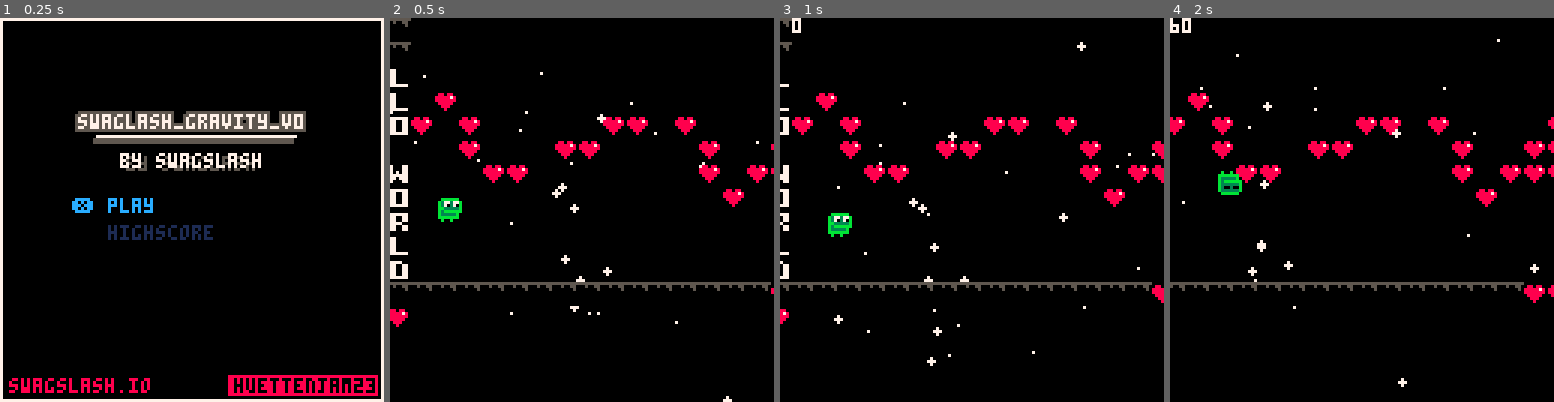
Above: before the commit, frames 1-4 (left to right).
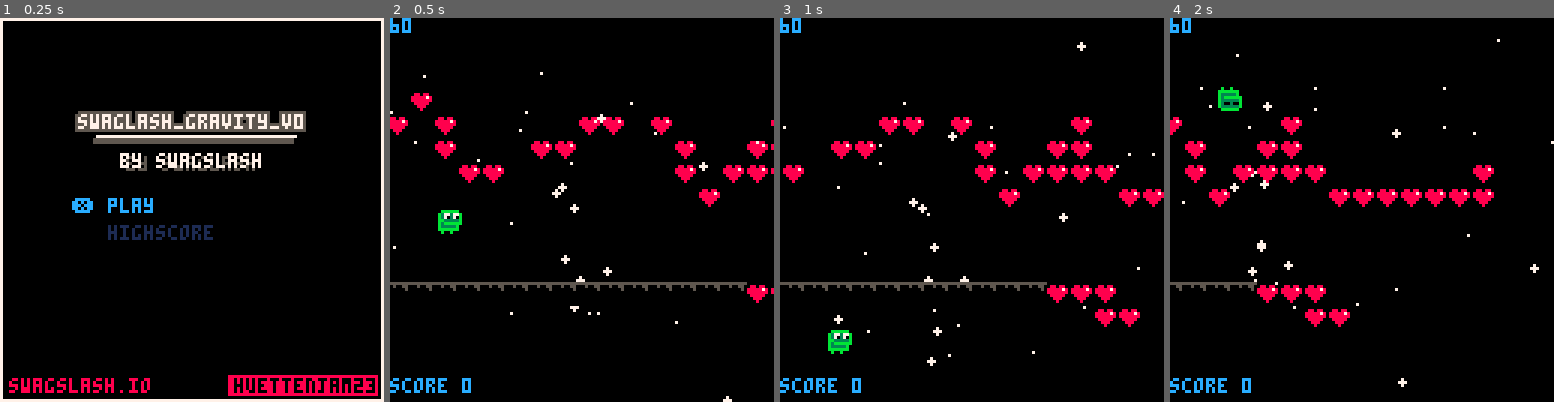
Above: after the commit, the same moments.

Repository: swagslash/huettenjam2023
Game: PICO-8 cartridge huettenjam2023.p8
The game is run twice, just before and just after one commit, with the same random seed, the same clock (stepped at 60 frames per second) and the same inputs.
Inputs:
- Up to frame 1 (0.25 s): no input
- Up to frame 2 (0.5 s): tap X (X key) at 0.33 s
- Up to frame 3 (1 s): no input
- Up to frame 4 (2 s): tap X (X key) at 1.07, 1.85 s

Frame 1 is identical in both runs. In frame 2, 6.4% of the frame differs, in the area x 0-100%, y 0-98%; in frame 3, 8.3%; in frame 4, 8.2%.

Commit message:
item collision and scoring

Diff:
--- a/scripts/game.lua
+++ b/scripts/game.lua
@@ -8,13 +8,19 @@
     last_time_grounded = 0
 }
 
+score = 0
+
 player_sprite = 2 -- index of the player-sprite
 solid_flag = 1 -- flag of solid blocks
 deadly_flag = 2 -- flag of deadly blocks
+item_flag = 3 -- flag of collectible items
+all_flags = { solid_flag, deadly_flag }
 
 map_x_offset = 0 -- x-offset of the map to draw
 map_y_offset = 0 -- y-offset of the map to draw
-map_scroll_speed = 0.1
+map_scroll_speed = 1 -- speed of the world map scrolling
+gravity = 4 -- gravity
+initial_fall_speed = 0.4 -- initial velocity (time player is already falling)
 
 map_level_height = 16 -- portion of the map to load
 
@@ -43,7 +49,9 @@
     player.y = 60
     player.fall_direction = 1
     player.can_toggle = true
-    player.last_time_grounded = t()
+    player.last_time_grounded = t() - initial_fall_speed
+
+    score = 0
 end
 
 function update_game()
@@ -71,6 +79,8 @@
     local is_facing_down = player.fall_direction < 0
     local player_sprite = player.can_toggle and 3 or 4
     spr(player_sprite, player.x + global_draw_offset_x, player.y + global_draw_offset_y, 1, 1, false, is_facing_down)
+    -- draw score
+    print('score ' .. score, 0, 120, 12)
 end
 
 function game_over()
@@ -81,7 +91,7 @@
     -- reverse gravity
     player.fall_direction = player.fall_direction * -1
     -- timestamp since last grounded
-    player.last_time_grounded = t()
+    player.last_time_grounded = t() - initial_fall_speed
     -- can toggle gravity
     player.can_toggle = false
 end
@@ -89,19 +99,22 @@
 function move_player()
     local time_falling = t() - player.last_time_grounded
     -- h = 1/2 * gravity * time^2
-    local y_offset = 1 / 2 * 2 * time_falling * time_falling * player.fall_direction
+    local y_offset = 1 / 2 * gravity * time_falling * time_falling * player.fall_direction
 
     local y_collision = collides_y(y_offset)
-    if y_collision == solid_flag then
+    if collides_with(y_collision, solid_flag) then
         player.can_toggle = true
-        player.last_time_grounded = t()
-    elseif y_collision == deadly_flag then
+        -- last time grounded set in toggle_gravity
+    elseif collides_with(y_collision, deadly_flag) then
         game_over()
     else
         player.y = player.y + y_offset
     end
 
-    if (collides_x()) then
+    collides_item()
+
+    local x_collision = collides_x();
+    if collides_with(x_collision, solid_flag) then
         game_over()
     end
 end
@@ -118,7 +131,7 @@
     add(positions, { x = p_x_left, y = p_y_bottom })
     add(positions, { x = p_x_right, y = p_y_bottom })
 
-    return collides(positions)
+    return collides(positions, all_flags)
 end
 
 function collides_x()
@@ -130,10 +143,28 @@
     add(positions, { x = p_x_right, y = p_y_top })
     add(positions, { x = p_x_right, y = p_y_bottom })
 
-    return collides(positions)
+    return collides(positions, all_flags)
 end
 
-function collides (positions)
+
+function collides_item ()
+    local positions = {}
+    add(positions, {x = player.x, y = player.y})
+    add(positions, {x = player.x + 7, y = player.y})
+    add(positions, {x = player.x, y = player.y + 7})
+    add(positions, {x = player.x + 7, y = player.y + 7})
+
+    -- check if already collided
+    local item_collision = collides(positions, {item_flag})
+    for c in all(item_collision) do
+        score = score + 1
+        mset(c.x, c.y, 0)
+    end
+end
+
+function collides (positions, flags)
+    local collisions = {}
+
     for c in all(positions) do
         -- map player coordinates to world/map coordinates (pixel --> sprite)
         local world_x = (c.x - map_x_offset) / 8
@@ -141,10 +172,21 @@
         -- get map tile
         local sprite = mget(world_x, world_y)
         -- check if sprite is solid
-        if fget(sprite, solid_flag) then
-            return solid_flag
-        elseif fget(sprite, deadly_flag) then
-            return deadly_flag
+
+        for flag in all(flags) do
+            if fget(sprite, flag) then
+                add(collisions, {flag = flag, x = world_x, y = world_y })
+            end
+        end
+    end
+
+    return collisions
+end
+
+function collides_with(collisions, flag)
+    for c in all(collisions) do
+        if c.flag == flag then
+            return true
         end
     end
 
